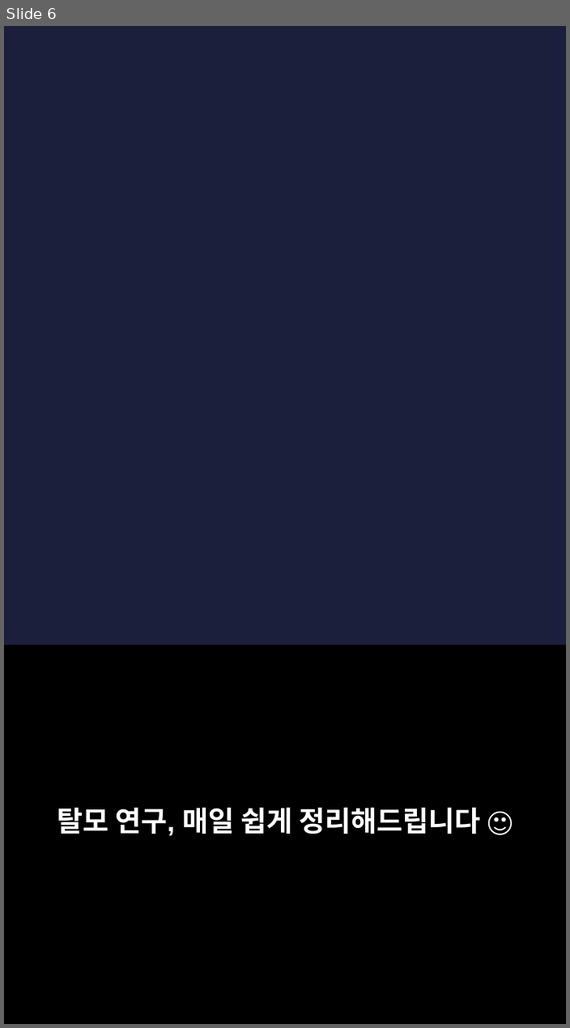
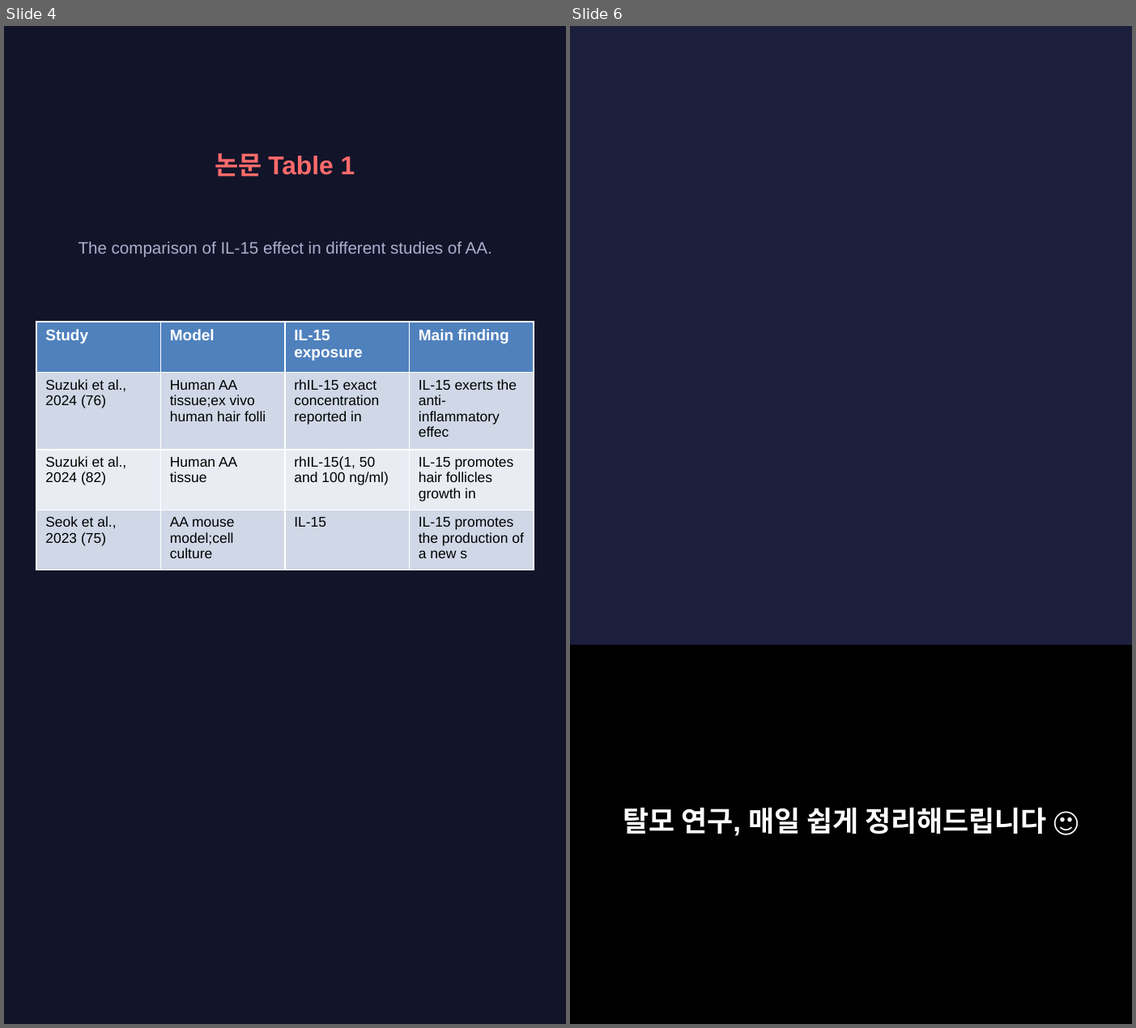
Before and after one commit to hyokang2010-BJ-ANTH/product-builder-test, a slide deck: data/2026-09-11/slides.pptx. Shown side by side, each under a label of ours: slide 6 before the commit, slides 4 and 6 after it; the slides between them are not shown. The pictures are 570x1028 and 1136x1028 pixels, drawn with LibreOffice and Linux fonts; fonts in the diff are those of the drawing; background and template pictures are left out. Boxes give left, top, right and bottom in pixels: in the first picture for what was removed or moved away, otherwise in the second. Text is boxed around its words. In the diff, an @@ line names an element or a change of style, - is before the commit and + after.

```diff
--- a/data/2026-09-11/slides.pptx
+++ b/data/2026-09-11/slides.pptx
@@ slide 4 added at box(4, 26, 566, 1024), background #12142A @@
@@ text added at box(215, 153, 356, 177), 20 pt, text #FF6B6B, bold @@
+논문 Table 1
@@ text added at box(79, 241, 492, 258), 13 pt, text #AAAFCD @@
+The comparison of IL-15 effect in different studies of AA.
@@ table added at box(36, 322, 532, 561), 4 rows, 4 columns @@
+Study | Model | IL-15 exposure | Main finding
+Suzuki et al., 2024 (76) | Human AA tissue;ex vivo human hair folli | rhIL-15 exact concentration reported in | IL-15 exerts the anti-inflammatory effec
+Suzuki et al., 2024 (82) | Human AA tissue | rhIL-15(1, 50 and 100 ng/ml) | IL-15 promotes hair follicles growth in
+Seok et al., 2023 (75) | AA mouse model;cell culture | IL-15 | IL-15 promotes the production of a new s
```
Also in this commit, not shown: 3 slides changed, 2 other slides added, 3 slides removed, 23 other files.
